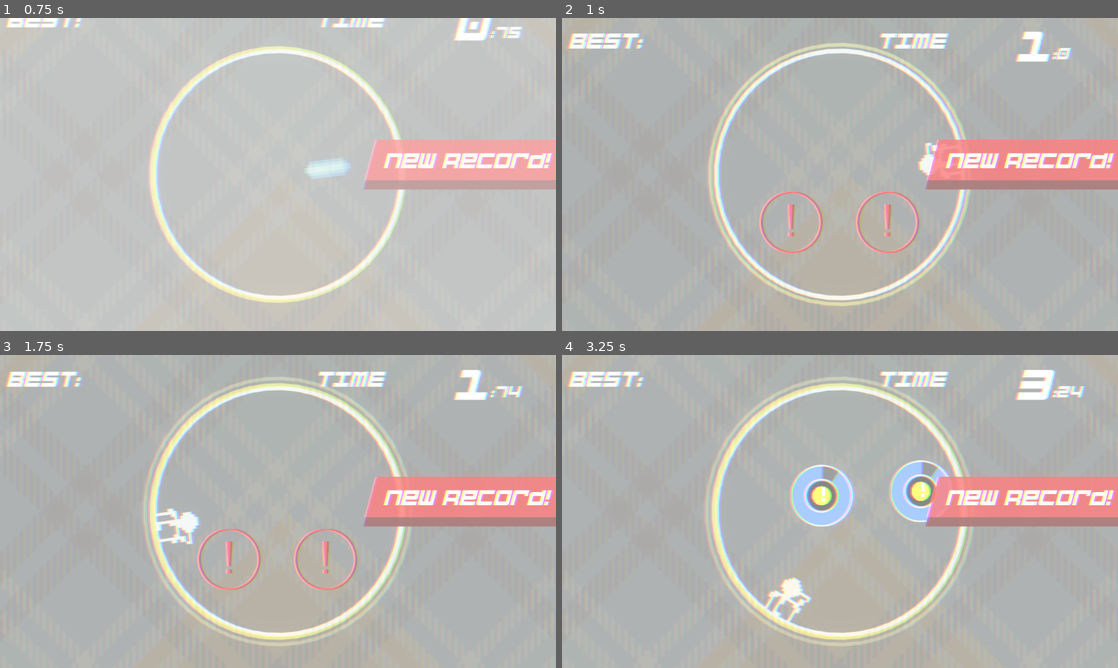
Above: before the commit, frames 1-4 (two rows, left to right).
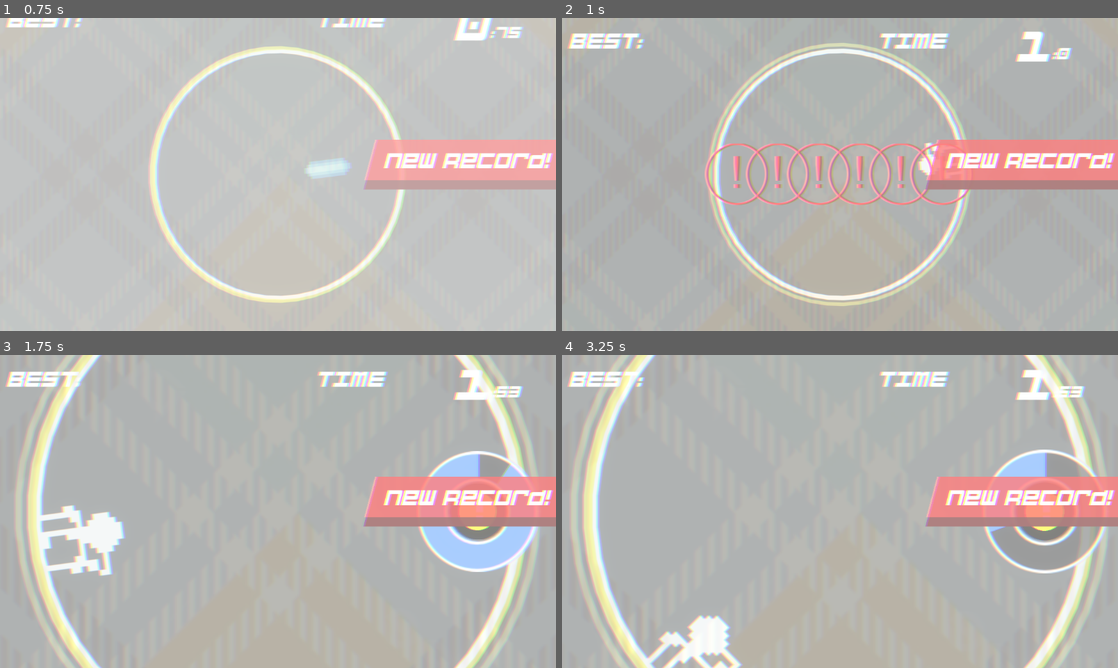
Above: after the commit, the same moments.

Repository: jokw1228/Slay_The_Circle
Game: Godot game, scene res://scenes/rooms/RoomTest/RoomSeonghyeon.tscn
Same seed, same stepped clock (60 frames per second), same inputs: the game is played once before the commit and once after it. This scene is started directly instead of the project's main scene. Sound files missing from this copy of the repository are replaced by a short silence.
Inputs (mouse positions are in pixels of both pictures, inside the frame that each line leads up to):
- Up to frame 1 (0.75 s): move the mouse to (400, 158) at 0.52 s; click (400, 158) at 0.67 s
- Up to frame 2 (1 s): no input
- Up to frame 3 (1.75 s): move the mouse to (166, 527) at 1.27 s; click (166, 527) at 1.42 s
- Up to frame 4 (3.25 s): move the mouse to (895, 442) at 2.02 s; click (895, 442) at 2.17 s; move the mouse to (812, 574) at 2.77 s; click (812, 574) at 2.92 s

Frame 1 is identical in both runs. In frame 2, 4.0% of the frame differs, in the area x 25-74%, y 40-76%; in frame 3, 19%; in frame 4, 20%, in the area x 1-99%, y 0-100%.

Commit message:
seonghyeon pattern1 추가

Diff:
--- a/project.godot
+++ b/project.godot
@@ -29,6 +29,7 @@
 PlayingFieldInterface="*res://scenes/playingfield/PlayingFieldInterface.gd"
 SoundManager="*res://addons/resonate/sound_manager/sound_manager.gd"
 MusicManager="*res://addons/resonate/music_manager/music_manager.gd"
+Utils="*res://scenes/bombgenerators/Utils.gd"
 
 [display]
 
--- a/scenes/bombgenerators/SeonghyeonBombGenerator.gd
+++ b/scenes/bombgenerators/SeonghyeonBombGenerator.gd
@@ -1,37 +1,45 @@
 extends BombGenerator
 
-@export var rotation_field: Node2D
-@export var test1: Node2D
-@export var test2: Node2D
-
-const rotation_speed: float = 1
-
-var fixed_node: Array[Node2D]
-var fixed_target: Array[Node2D]
+@export var pattern1_rotation_marker: Node2D
+@export var pattern1_bomb_marker: Node2D
+@export var pattern1_rotation_locations: Array[Node2D]
+@export var pattern1_bomb_locations: Array[Node2D]
 
 func _ready():
 	await get_tree().create_timer(1.0).timeout
 
-	pattern1()
+	pattern1_ready()
 	await get_tree().create_timer(5.0).timeout
 
 func _process(delta):
-	for i in range(len(fixed_node)):
-		if not is_instance_valid(fixed_node[i]):
-			continue
-		fixed_node[i].position = global_position - fixed_target[i].global_position
+	pattern1_process(delta)
 
-	rotation_field.rotation += rotation_speed * delta
+# 움직이는 패턴 살짝 써봄
+# 경고가 따라 움직이지 않는 것 외엔 잘 되는 편..
+const pattern1_rotation_speed: float = 3
+var pattern1_rotation_enabled: bool = false
 
-func pattern1():
-	var bomb1 = create_hazard_bomb(Vector2(-100, 100), 2, 3)
-	var bomb2 = create_hazard_bomb(Vector2(100, 100), 2, 3)
+func pattern1_ready():
+	for location in pattern1_rotation_locations:
+		Utils.attach_node(location, create_hazard_bomb(location.position, 0.5, 3))
 
-	attach_node(test1, bomb1)
-	attach_node(test2, bomb2)
+	await get_tree().create_timer(0.7).timeout
+	# 플레이어가 위에 있을 시 뒤집지 않고, 아래에 있을 시 180도 뒤집어서 진행.
+	if PlayingFieldInterface.get_player_position().y > 0: pattern1_bomb_marker.rotation_degrees = 180
+	create_normal_bomb(pattern1_bomb_locations[0].global_position, 0.5, 0.7)
+
+	await get_tree().create_timer(0.3).timeout
+	pattern1_rotation_enabled = true
+
+	create_normal_bomb(pattern1_bomb_locations[1].global_position, 0.8, 0.7)
+
+	await get_tree().create_timer(0.6).timeout
+	create_normal_bomb(pattern1_bomb_locations[2].global_position, 0.8, 0.7)
+
+	await get_tree().create_timer(0.6).timeout
+	create_normal_bomb(pattern1_bomb_locations[3].global_position, 0.8, 0.7)
 
 
-# node가 지정된 position의 위치를 따라가도록 설정.
-func attach_node(target: Node2D, node: Node2D):
-	fixed_node.append(node)
-	fixed_target.append(target)
+func pattern1_process(delta):
+	if pattern1_rotation_enabled:
+		pattern1_rotation_marker.rotation += pattern1_rotation_speed * delta
--- a/scenes/bombgenerators/SeonghyeonBombGenerator.tscn
+++ b/scenes/bombgenerators/SeonghyeonBombGenerator.tscn
@@ -15,11 +15,12 @@
 [ext_resource type="PackedScene" uid="uid://dod3xtkvnfwuq" path="res://scenes/warnings/GameSpeedUpBombWarning.tscn" id="13_i5ohi"]
 [ext_resource type="PackedScene" uid="uid://5hmqv8rxk05i" path="res://scenes/bombs/BombLink.tscn" id="14_7qrle"]
 
-[node name="SeonghyeonBombGenerator" type="Node2D" node_paths=PackedStringArray("rotation_field", "test1", "test2")]
+[node name="SeonghyeonBombGenerator" type="Node2D" node_paths=PackedStringArray("pattern1_rotation_marker", "pattern1_bomb_marker", "pattern1_rotation_locations", "pattern1_bomb_locations")]
 script = ExtResource("1_cgx8p")
-rotation_field = NodePath("RotationField")
-test1 = NodePath("RotationField/Marker2D")
-test2 = NodePath("RotationField/Marker2D2")
+pattern1_rotation_marker = NodePath("Pattern1/RotationMarker")
+pattern1_bomb_marker = NodePath("Pattern1/BombMarker")
+pattern1_rotation_locations = [NodePath("Pattern1/RotationMarker/Marker2D"), NodePath("Pattern1/RotationMarker/Marker2D2"), NodePath("Pattern1/RotationMarker/Marker2D3"), NodePath("Pattern1/RotationMarker/Marker2D4"), NodePath("Pattern1/RotationMarker/Marker2D5"), NodePath("Pattern1/RotationMarker/Marker2D6")]
+pattern1_bomb_locations = [NodePath("Pattern1/BombMarker/Marker2D7"), NodePath("Pattern1/BombMarker/Marker2D8"), NodePath("Pattern1/BombMarker/Marker2D9"), NodePath("Pattern1/BombMarker/Marker2D10")]
 NormalBomb_scene = ExtResource("2_w8qs6")
 HazardBomb_scene = ExtResource("3_5gsin")
 NumericBomb_scene = ExtResource("4_67qny")
@@ -34,10 +35,48 @@
 GameSpeedUpBomb_warning_scene = ExtResource("13_i5ohi")
 bomb_link = ExtResource("14_7qrle")
 
-[node name="RotationField" type="Node2D" parent="."]
+[node name="Pattern1" type="Node2D" parent="."]
 
-[node name="Marker2D" type="Marker2D" parent="RotationField"]
-position = Vector2(-40, -29)
+[node name="RotationMarker" type="Node2D" parent="Pattern1"]
 
-[node name="Marker2D2" type="Marker2D" parent="RotationField"]
-position = Vector2(164, -57)
+[node name="Marker2D" type="Marker2D" parent="Pattern1/RotationMarker"]
+position = Vector2(42.5, 0)
+gizmo_extents = 32.0
+
+[node name="Marker2D2" type="Marker2D" parent="Pattern1/RotationMarker"]
+position = Vector2(127.5, 0)
+gizmo_extents = 32.0
+
+[node name="Marker2D3" type="Marker2D" parent="Pattern1/RotationMarker"]
+position = Vector2(212.5, 0)
+gizmo_extents = 32.0
+
+[node name="Marker2D4" type="Marker2D" parent="Pattern1/RotationMarker"]
+position = Vector2(-42.5, 0)
+gizmo_extents = 32.0
+
+[node name="Marker2D5" type="Marker2D" parent="Pattern1/RotationMarker"]
+position = Vector2(-127.5, 0)
+gizmo_extents = 32.0
+
+[node name="Marker2D6" type="Marker2D" parent="Pattern1/RotationMarker"]
+position = Vector2(-212.5, 0)
+gizmo_extents = 32.0
+
+[node name="BombMarker" type="Node2D" parent="Pattern1"]
+
+[node name="Marker2D7" type="Marker2D" parent="Pattern1/BombMarker"]
+position = Vector2(130, 23)
+gizmo_extents = 32.0
+
+[node name="Marker2D8" type="Marker2D" parent="Pattern1/BombMarker"]
+position = Vector2(-107, 113)
+gizmo_extents = 32.0
+
+[node name="Marker2D9" type="Marker2D" parent="Pattern1/BombMarker"]
+position = Vector2(-74, -130)
+gizmo_extents = 32.0
+
+[node name="Marker2D10" type="Marker2D" parent="Pattern1/BombMarker"]
+position = Vector2(131, 26)
+gizmo_extents = 32.0
--- /dev/null
+++ b/scenes/bombgenerators/Utils.gd
@@ -0,0 +1,17 @@
+extends Node2D
+
+var fixed_node: Array[Node2D]
+var fixed_target: Array[Node2D]
+
+
+# node가 지정된 position의 위치를 따라가도록 설정.
+# 움직이는 폭탄 구현에 사용하였으나 모든 노드에 사용 가능.
+func attach_node(target: Node2D, node: Node2D):
+	fixed_node.append(node)
+	fixed_target.append(target)
+
+func _process(_delta):
+	for i in range(len(fixed_node)):
+		if not is_instance_valid(fixed_node[i]) or not is_instance_valid(fixed_target[i]):
+			continue
+		fixed_node[i].global_position = fixed_target[i].global_position
Not shown, changed: .gitignore
